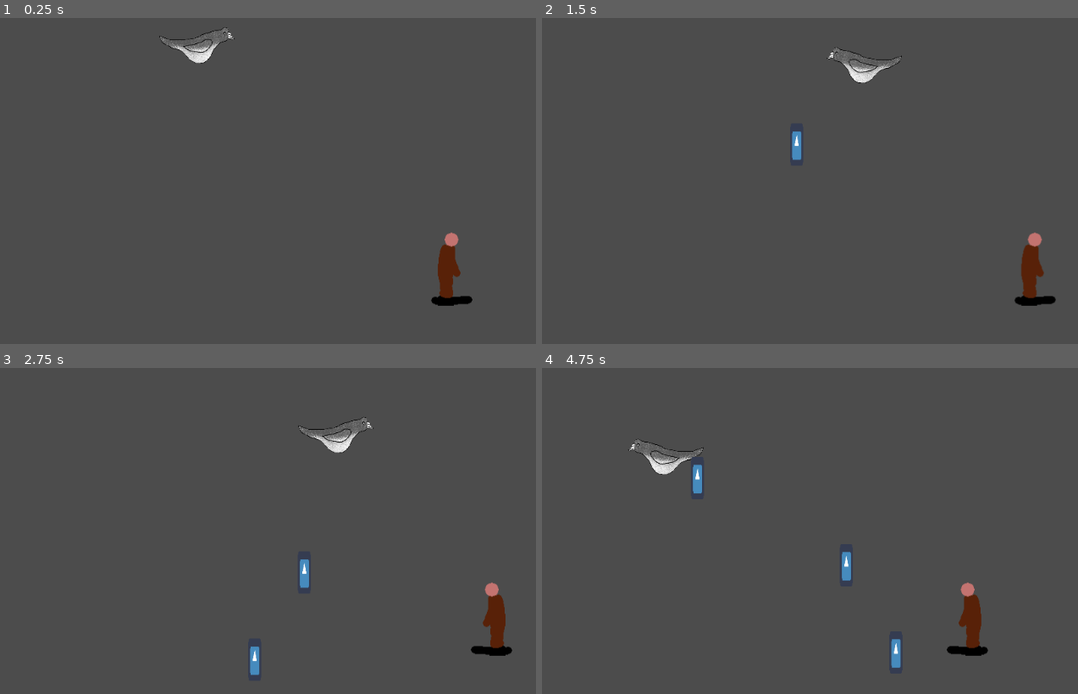
Above: before the commit, frames 1-4 (two rows, left to right).
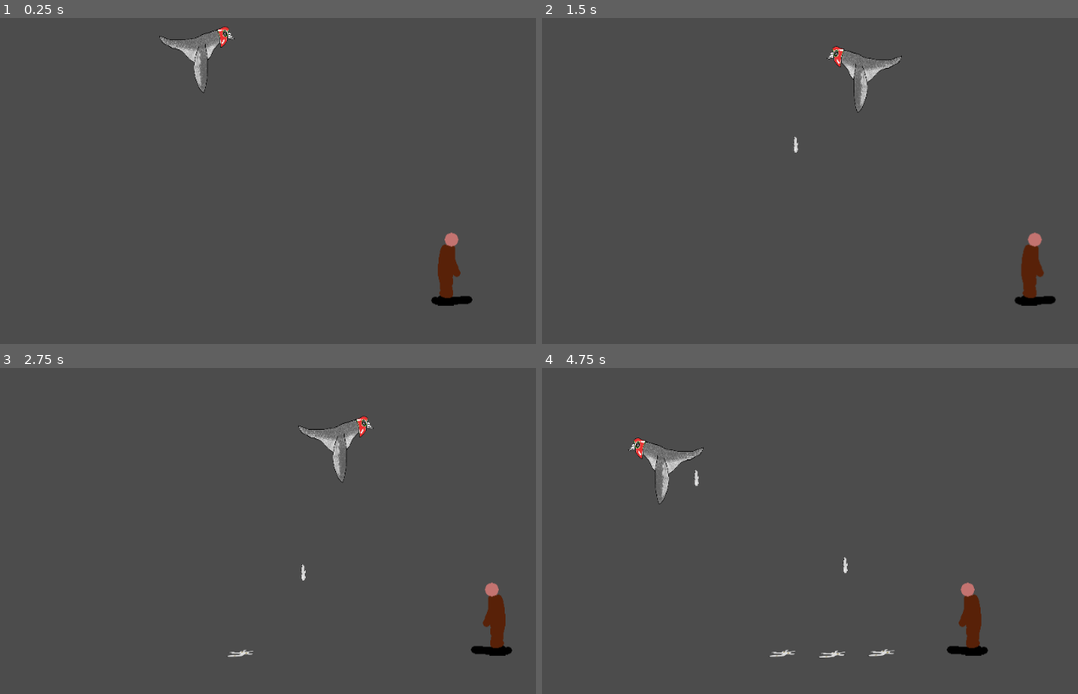
Above: after the commit, the same moments.

Repository: Ama94/PigeonSimulator
Game: Godot game, scene res://main.tscn
Same seed, same stepped clock (60 frames per second), same inputs: the game is played once before the commit and once after it. The engine's default icon, where the game draws it, is replaced by a stand-in: a white triangle on a blue panel in a dark square.
Inputs:
- Up to frame 1 (0.25 s): no input
- Up to frame 2 (1.5 s): hold Right (ui_right) 0.53-1.28 s; tap Space (ui_select) at 0.77 s; hold Left (ui_left) from 1.28 s (still down)
- Up to frame 3 (2.75 s): tap Space (ui_select) at 1.52 s; release Left (ui_left) at 2.03 s; hold Right (ui_right) from 2.03 s (still down)
- Up to frame 4 (4.75 s): release Right (ui_right) at 2.78 s; hold Up (ui_up) 2.78-3.53 s; tap Space (ui_select) at 3.02, 3.77, 4.52 s; hold Left (ui_left) from 3.53 s (still down)

The runs differ from the first frame. In frame 1, 0.5% of the frame differs, in the area x 29-43%, y 2-24%; in frame 2, 0.6%; in frame 3, 0.8%; in frame 4, 1.1%, in the area x 17-67%, y 21-92%.

Commit message:
core 1.1

Diff:
--- a/Player.gd
+++ b/Player.gd
@@ -22,6 +22,8 @@
 # Called every frame. 'delta' is the elapsed time since the previous frame.
 func _process(delta):
 	pass
+
+
 func _physics_process(delta):
 	process_input()
 	radial_acceleration *= 0.93
@@ -32,7 +34,7 @@
 	position += velocity * delta
 	position.y += gravity
 	velocity += force * delta
-
+	self.texture = load("res://assets/pigeon_down.png")
 	update()
 
 	pass
@@ -45,6 +47,7 @@
 		get_node("../Pigeon").set_flip_h(true)
 	if(Input.is_action_just_pressed("ui_up")):
 		position += Vector2(0,-15.0)
+#		self.texture = load("res://assets/pigeon_up.png")
 	if(Input.is_action_just_pressed("ui_select")):
 		spawn_bullet()
 #	pass
--- a/bullet.gd
+++ b/bullet.gd
@@ -5,8 +5,13 @@
 
 # Called when the node enters the scene tree for the first time.
 func _ready():
-	pass # Replace with function body.
+	self.texture = load("res://assets/flying_pigeon_shit.png")
+	self.scale = Vector2(0.05,0.05)
 
 # Called every frame. 'delta' is the elapsed time since the previous frame.
 func _process(delta):
-	position += velocity * delta * 5
+	if(self.position.y > 0.8 * get_viewport_rect().size.y):
+		self.texture = load("res://assets/pigeon_shit.png")
+		self.scale = Vector2(0.5,0.5)
+	else:
+		position += velocity * delta * 5
Not shown, added: assets/dog_shit.png.import
Not shown, added: assets/flying_pigeon_shit.png.import
Not shown, added: assets/paper_plane_hamster.png.import
Not shown, added: assets/pigeon.png.import
Not shown, added: assets/pigeon_down.png.import
Not shown, added: assets/pigeon_shit.png.import
Not shown, added: assets/pigeon_side.png.import
Not shown, added: assets/pigeon_up.png.import
